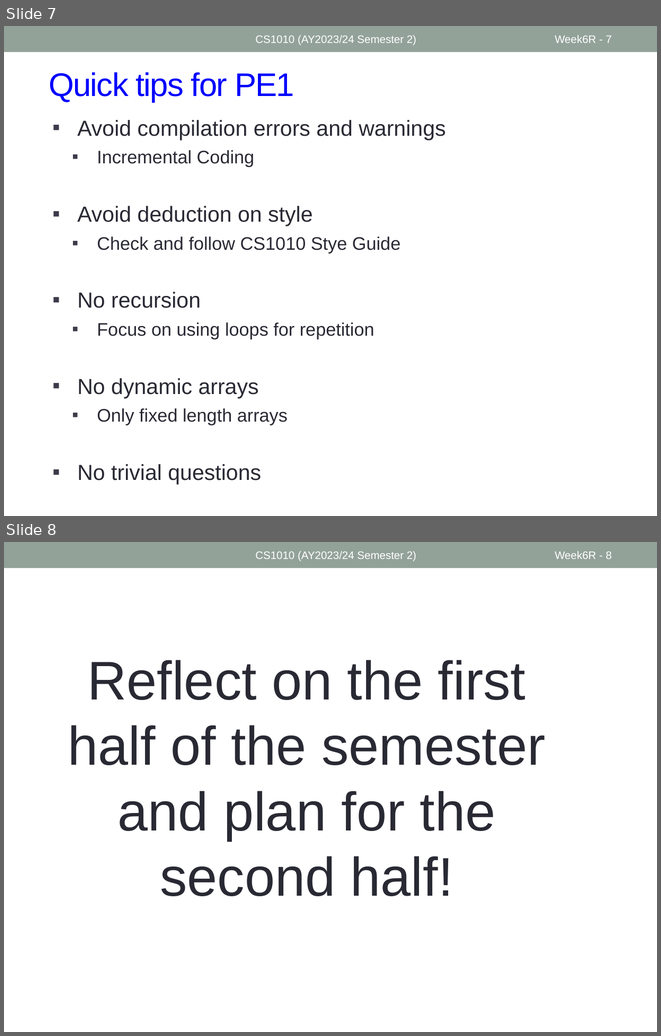
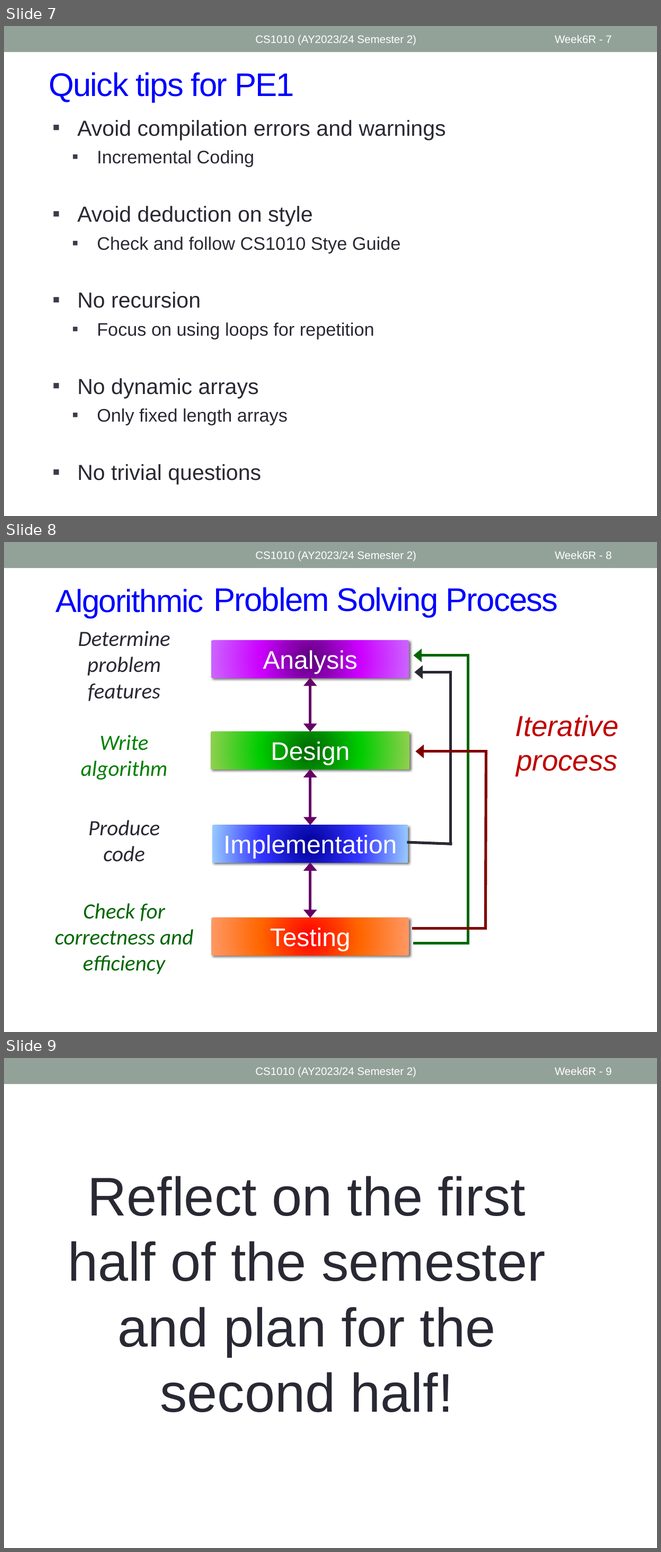
Before and after one commit to nus-cs1010-2425-s2/website, a slide deck: slides/Week6_Recap.pptx. Shown one above the other, each under a label of ours: slides 7 and 8 before the commit, slides 7, 8 and 9 after it. The pictures are 661x1036 and 661x1552 pixels, drawn with LibreOffice and Linux fonts; fonts in the diff are those of the drawing. Boxes give left, top, right and bottom in pixels: in the first picture for what was removed or moved away, otherwise in the second. Text is boxed around its words. In the diff, an @@ line names an element or a change of style, - is before the commit and + after.

```diff
--- a/slides/Week6_Recap.pptx
+++ b/slides/Week6_Recap.pptx
@@ slide 8 added at [4,542,657,1032], background #FFFFFF; not listed: 1 template element that a slide beside it also shows @@
@@ text added at [255,551,416,561], 12 pt, text #FFFFFF @@
+CS1010 (AY2023/24 Semester 2)
@@ page number added at [555,551,611,559], 12 pt, text #FFFFFF @@
+Week6R - 8
@@ text added at [55,589,204,618], 35.1 pt, text #0000FF @@
+Algorithmic
@@ title added at [213,587,558,617], 36 pt, text #0000FF @@
+Problem Solving Process
@@ text added at [78,631,170,701], 24 pt, text #292934, italic @@
+Determine problem features
@@ text added at [515,715,619,776], 32 pt, text #C00000, italic @@
+Iterative process
@@ text added at [81,734,168,779], 24 pt, text #008000, italic @@
+Write algorithm
@@ group added at [211,641,486,955]: 6 lines, 4 rectangles, 3 double arrows, 3 arrows @@
+Analysis
+Design
+Implementation
+Testing
@@ text added at [88,820,160,862], 24 pt, text #292934, italic @@
+Produce code
@@ text added at [55,903,193,974], 24 pt, text #006600, italic @@
+Check for correctness and efficiency
@@ what was slide 8 is now slide 9 @@
@@ page number at [555,1067,611,1075]: text changed @@
-Week6R - 8
+Week6R - 9
```
Also in this commit, not shown: 2 other files.
